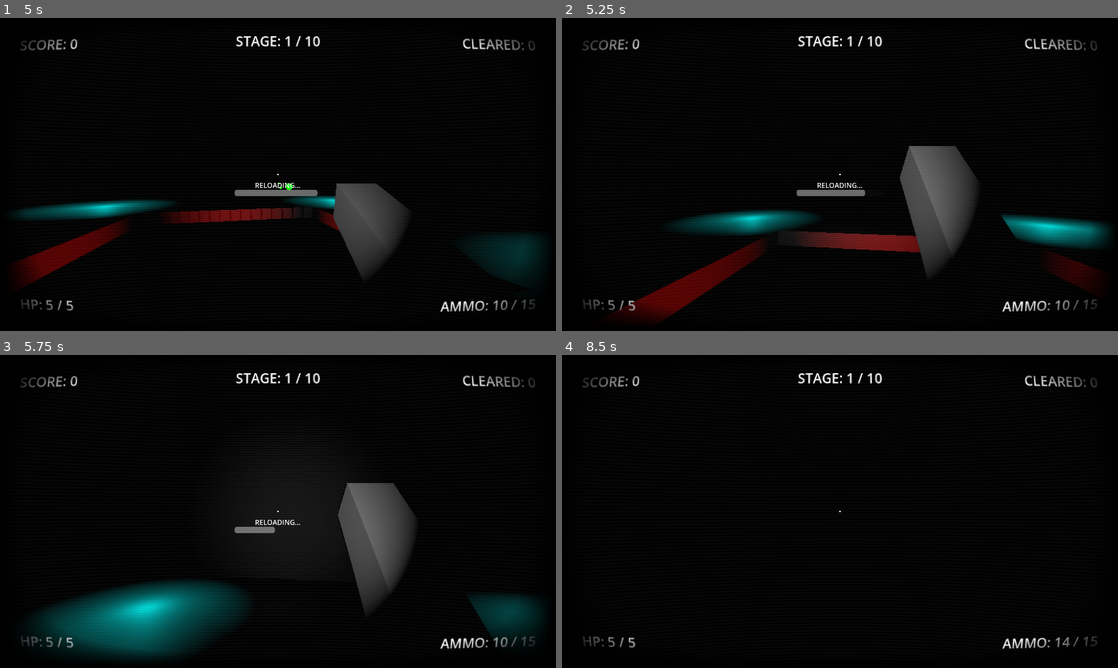
Above: before the commit, frames 1-4 (two rows, left to right).
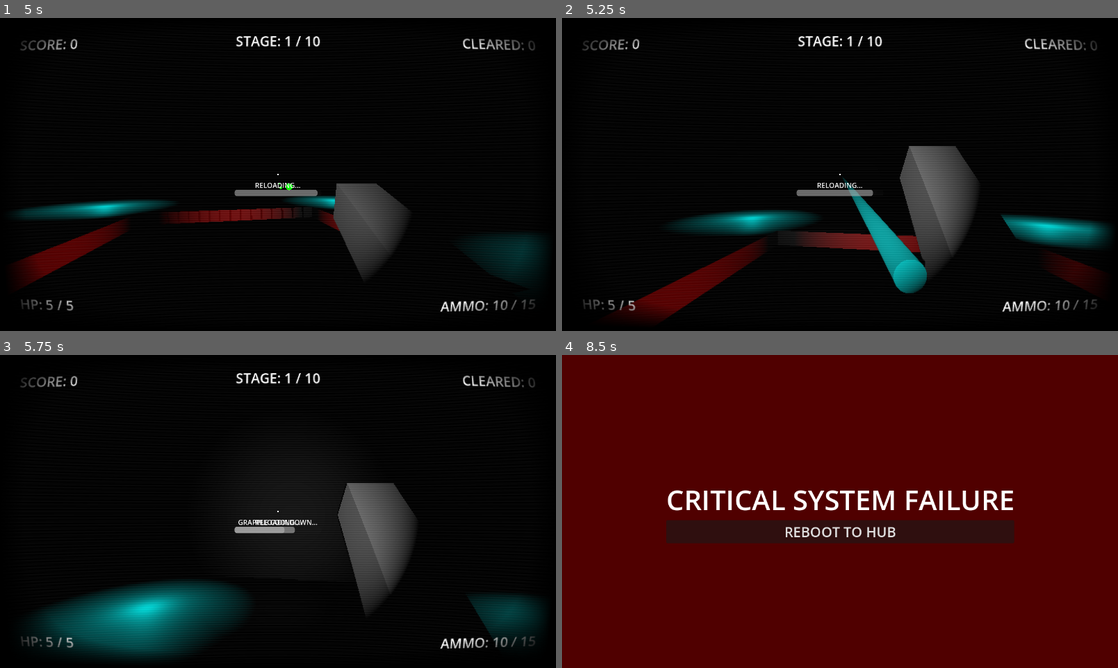
Above: after the commit, the same moments.

Repository: EnderiousGaming/R0-0TRoguelike
Game: Godot game, scene res://scenes/main_menu.tscn
Two runs of this game, one before a commit and one after it. Both use one fixed random seed, a clock stepped at 60 frames per second and the inputs below.
Inputs (mouse positions are in pixels of both pictures, inside the frame that each line leads up to):
- Up to frame 1 (5 s): click "Start" at 0.5 s; move the mouse to (305, 174) at 1.27 s; hold W (move_forward) from 1.28 s (still down); right-click (305, 174) at 1.35 s; click (305, 174) at 1.42 s; tap Space (jump) at 1.52, 1.55, 1.82, 2.1, 2.27, 2.57, 3.05, 3.77, 4.07, 4.52, 4.55, 4.82 s; move the mouse to (250, 174) at 2.02 s; right-click (250, 174) at 2.3 s; move the mouse to (289, 168) at 2.77 s; right-click (289, 168) at 2.85 s; move the mouse to (272, 180) at 3.52 s; tap E (interact) at 3.6 s; click (272, 180) at 3.67 s; right-click (272, 180) at 3.8 s; move the mouse to (316, 177) at 4.27 s; press the mouse at (316, 177) at 4.28 s; tap R (reload) at 4.9 s
- Up to frame 2 (5.25 s): keep holding W (move_forward); move the mouse to (795, 171) at 5.02 s; release the mouse at (795, 171) at 5.03 s; right-click (795, 171) at 5.1 s
- Up to frame 3 (5.75 s): keep holding W (move_forward); tap Space (jump) at 5.27, 5.57 s
- Up to frame 4 (8.5 s): move the mouse to (845, 511) at 5.77 s; tap Space (jump) at 5.85, 6.77, 7.07, 7.52, 7.55, 7.82, 8.27 s; click (845, 511) at 5.92 s; move the mouse to (817, 505) at 6.52 s; release W (move_forward) at 6.53 s; hold D (move_right) 6.53-7.28 s; right-click (817, 505) at 6.6 s; move the mouse to (867, 511) at 7.27 s; hold W (move_forward) from 7.28 s (still down); tap E (interact) at 7.35 s; move the mouse to (812, 511) at 8.02 s; click (812, 511) at 8.1 s; right-click (812, 511) at 8.3 s

Frame 1 is identical in both runs. In frame 2, 1.5% of the frame differs, in the area x 50-66%, y 51-88%; in frame 3, 0.3%; in frame 4, 100%, in the area x 0-100%, y 0-100%.

Commit message:
Added grapple beam to R0-0T, added grapple cooldown, added blaster lockout while grappling, added grapple cooldown visual effect, fixed bug where normal enemies were no longer dealing damage to R0-0T on contact

Diff:
--- a/scenes/enemy.tscn
+++ b/scenes/enemy.tscn
@@ -17,7 +17,7 @@
 
 [node name="Enemy" type="CharacterBody3D" unique_id=1355696254 groups=["enemy"]]
 collision_layer = 4
-collision_mask = 5
+collision_mask = 7
 script = ExtResource("1_7p1mj")
 
 [node name="CollisionShape3D" type="CollisionShape3D" parent="." unique_id=2085275426]
--- a/scenes/player.tscn
+++ b/scenes/player.tscn
@@ -24,6 +24,15 @@
 
 [sub_resource type="BoxShape3D" id="BoxShape3D_g2els"]
 size = Vector3(2, 2, 2)
+
+[sub_resource type="StandardMaterial3D" id="StandardMaterial3D_g2els"]
+albedo_color = Color(0, 1, 1, 1)
+
+[sub_resource type="CylinderMesh" id="CylinderMesh_g2els"]
+material = SubResource("StandardMaterial3D_g2els")
+top_radius = 0.05
+bottom_radius = 0.05
+height = 1.0
 
 [sub_resource type="ShaderMaterial" id="ShaderMaterial_qhqgy"]
 shader = ExtResource("2_g2els")
@@ -87,6 +96,11 @@
 
 [node name="CollisionShape3D" type="CollisionShape3D" parent="Head/Camera3D/SwordPivot/SwordMesh/SwordHitbox" unique_id=1964407621]
 shape = SubResource("BoxShape3D_g2els")
+
+[node name="GrappleBeam" type="MeshInstance3D" parent="Head/Camera3D" unique_id=1931121637]
+transform = Transform3D(1, 0, 0, 0, -4.371139e-08, -1, 0, 1, -4.371139e-08, 0, 0, 0)
+visible = false
+mesh = SubResource("CylinderMesh_g2els")
 
 [node name="HUD" type="CanvasLayer" parent="." unique_id=961869898]
 
@@ -247,6 +261,28 @@
 text = "RELOADING..."
 horizontal_alignment = 1
 
+[node name="GrappleBar" type="ProgressBar" parent="HUD" unique_id=1628432861]
+anchors_preset = 8
+anchor_left = 0.5
+anchor_top = 0.5
+anchor_right = 0.5
+anchor_bottom = 0.5
+offset_left = -100.0
+offset_top = 34.5
+offset_right = 100.0
+offset_bottom = 49.5
+grow_horizontal = 2
+grow_vertical = 2
+show_percentage = false
+
+[node name="GrappleText" type="Label" parent="HUD/GrappleBar" unique_id=680467782]
+layout_mode = 0
+offset_top = -22.25
+offset_right = 200.0
+offset_bottom = 0.75
+text = "GRAPPLE COOLDOWN..."
+horizontal_alignment = 1
+
 [node name="CRTFilter" type="CanvasLayer" parent="." unique_id=333146233]
 layer = 100
 
--- a/scripts/enemy.gd
+++ b/scripts/enemy.gd
@@ -7,6 +7,11 @@
 var health = 4
 const speed = 3.0
 var gravity = ProjectSettings.get_setting("physics/3d/default_gravity")
+
+# Add these three lines for the Daemons' attack stats:
+var attack_damage = 1
+var attack_cooldown = 1.0
+var current_attack_timer = 0.0
 
 # --- REFERENCES ---
 var player = null
@@ -54,8 +59,24 @@
 
 
 # ==========================================
-# COMBAT & DAMAGE LOGIC
+# DAEMON CONTACT DAMAGE LOGIC
 # ==========================================
+
+	# 1. Tick down the attack cooldown
+	if current_attack_timer > 0.0:
+		current_attack_timer -= delta
+
+	# 2. Check everything the Daemon physically bumped into this frame
+	for i in get_slide_collision_count():
+		var collision = get_slide_collision(i)
+		var collider = collision.get_collider()
+
+		# 3. If it bumped into the player, bite them!
+		if collider and collider.is_in_group("player"):
+			if current_attack_timer <= 0.0 and collider.has_method("take_damage"):
+				collider.take_damage(attack_damage)
+				current_attack_timer = attack_cooldown
+				print("SYSTEM: Daemon inflicted ", attack_damage, " contact damage!")
 
 func take_damage(amount):
 	var final_damage = amount
--- a/scripts/player.gd
+++ b/scripts/player.gd
@@ -32,9 +32,15 @@
 var has_slammed_this_swing = false
 
 # --- GRAPPLE VARIABLES ---
-var is_grappling = false
-var grapple_target = Vector3.ZERO
+@onready var grapple_beam = $Head/Camera3D/GrappleBeam # Adjust path to match your tree
+@onready var blaster_muzzle = $Head/Camera3D/BlasterMesh # Where the beam starts
+
+var is_grappling: bool = false
+var grapple_target_point: Vector3 = Vector3.ZERO
 const GRAPPLE_SPEED = 35.0
+
+var grapple_cooldown_max: float = 1.5
+var current_grapple_cooldown: float = 0.0
 
 # --- MODIFIERS ---
 var drain_timer = 0.0
@@ -59,6 +65,7 @@
 @onready var pause_menu = $HUD/PauseMenu
 @onready var resume_button = $HUD/PauseMenu/VBoxContainer/ResumeButton
 @onready var quit_button = $HUD/PauseMenu/VBoxContainer/QuitButton
+@onready var grapple_bar = $HUD/GrappleBar
 
 
 # ==========================================
@@ -147,7 +154,7 @@
 					swing_sword()
 
 		# 2. BLASTER GRAPPLE LOGIC
-		elif RunManager.equipped_weapon == "blaster" and not is_grappling:
+		elif RunManager.equipped_weapon == "blaster" and not is_grappling and current_grapple_cooldown <= 0.0:
 			# Only fire the hook if we are actually looking at a surface
 			if aim_raycast.is_colliding():
 				var target = aim_raycast.get_collider()
@@ -155,24 +162,25 @@
 				# Make sure we don't accidentally grapple onto a virus or an upgrade box!
 				if not target.is_in_group("enemy") and not target.is_in_group("upgrades"):
 					is_grappling = true
-					grapple_target = aim_raycast.get_collision_point()
+					grapple_target_point = aim_raycast.get_collision_point()
 					print("SYSTEM: GRAPPLE ATTACHED!")
 
 	# --- APPLY FINAL MOVEMENT ---
 	if is_grappling:
 		# THE ACROBATICS CANCELLATION
-		# If the player hits the spacebar while grappling, cut the rope and launch them into the air!
 		if Input.is_action_just_pressed("jump"):
 			is_grappling = false
+			current_grapple_cooldown = grapple_cooldown_max # START COOLDOWN HERE
 			velocity.y = JUMP_VELOCITY * 1.5
 		else:
 			# Pull R0-0T straight towards the target point
-			var pull_direction = (grapple_target - global_position).normalized()
+			var pull_direction = (grapple_target_point - global_position).normalized()
 			velocity = pull_direction * GRAPPLE_SPEED
 
-			# Detach automatically if we get close enough to the wall so we don't get stuck
-			if global_position.distance_to(grapple_target) < 2.5:
+			# Detach automatically if we get close enough
+			if global_position.distance_to(grapple_target_point) < 2.5:
 				is_grappling = false
+				current_grapple_cooldown = grapple_cooldown_max # START COOLDOWN HERE
 
 	elif is_dashing:
 		# Override standard movement and lock velocity forward
@@ -232,6 +240,37 @@
 
 	_update_weapon_ui()
 
+	# 1. COOLDOWN LOGIC
+	if current_grapple_cooldown > 0.0:
+		current_grapple_cooldown -= delta
+
+		# Update the UI Bar
+		grapple_bar.visible = true
+		grapple_bar.max_value = grapple_cooldown_max
+		grapple_bar.value = current_grapple_cooldown
+	else:
+		grapple_bar.visible = false
+
+	# 2. VISUAL INDICATOR LOGIC
+	if is_grappling:
+		grapple_beam.visible = true
+
+		var distance = blaster_muzzle.global_position.distance_to(grapple_target_point)
+		var midpoint = blaster_muzzle.global_position.lerp(grapple_target_point, 0.5)
+
+		grapple_beam.global_position = midpoint
+
+		# 1. Point the node at the target
+		grapple_beam.look_at(grapple_target_point, Vector3.UP)
+
+		# 2. Tilt the cylinder 90 degrees so its Y-axis points at the wall
+		grapple_beam.rotate_x(deg_to_rad(90))
+
+		# 3. Scale the Y-axis (the cylinder's height) to match the distance
+		grapple_beam.scale = Vector3(1.0, distance, 1.0)
+	else:
+		grapple_beam.visible = false
+
 
 # ==========================================
 # WEAPON LOGIC
@@ -254,6 +293,10 @@
 		sword_pivot.rotation_degrees = Vector3(15, 0, -15)
 
 func _process_blaster(delta):
+	# WEAPON LOCKOUT: Prevent firing or reloading if grappling
+	if is_grappling:
+		return
+
 	# 1. Handle Active Reloading
 	if is_reloading:
 		reload_timer -= delta
